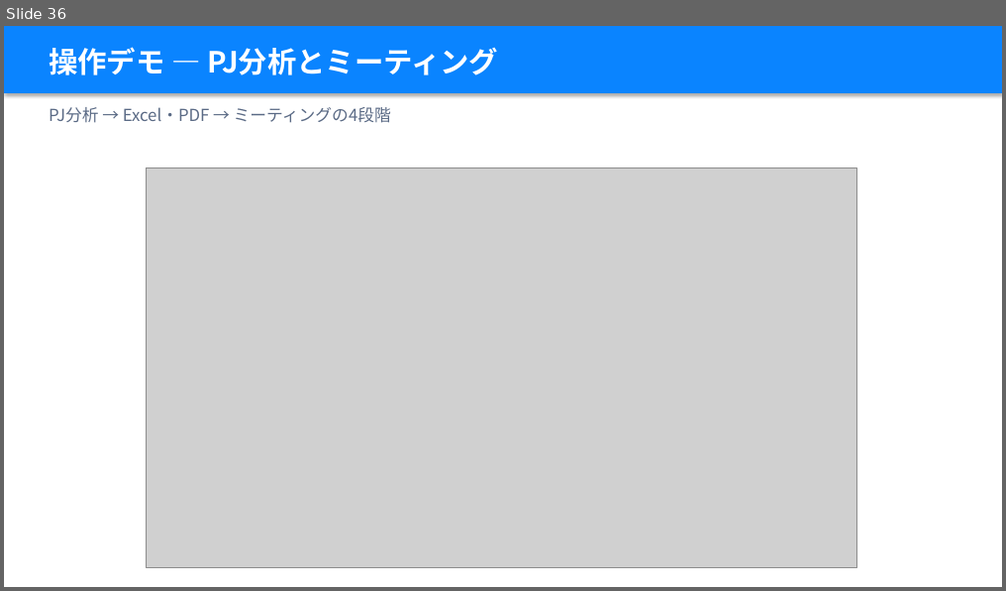
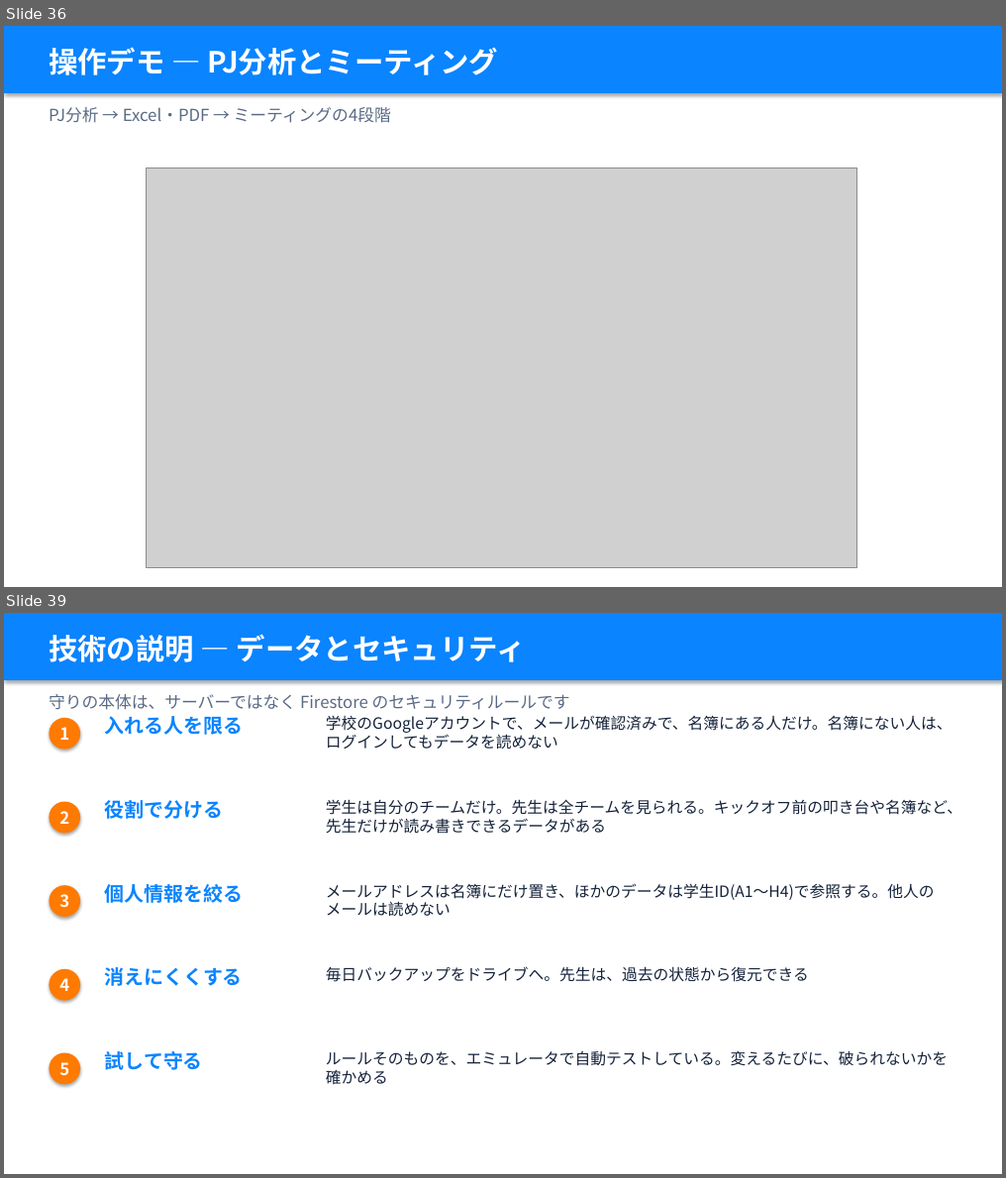
Before and after one commit to takky416-byte/sotsuken_pj_management, a slide deck: docs/manual/卒研PJ管理_説明資料_学生編.pptx. Shown one above the other, each under a label of ours: slide 36 before the commit, slides 36 and 39 after it; the slides between them are not shown. The pictures are 1006x591 and 1006x1178 pixels, drawn with LibreOffice and Linux fonts; fonts in the diff are those of the drawing; grey boxes stand for pictures. Boxes give left, top, right and bottom in pixels: in the first picture for what was removed or moved away, otherwise in the second. Text is boxed around its words. In the diff, an @@ line names an element or a change of style, - is before the commit and + after.

```diff
--- a/docs/manual/卒研PJ管理_説明資料_学生編.pptx
+++ b/docs/manual/卒研PJ管理_説明資料_学生編.pptx
@@ slide 39 added at [4,613,1002,1174], background #FFFFFF @@
@@ rectangle added at [4,613,1002,680], fill #0A84FF @@
@@ text added at [49,634,526,663], 28 pt, text #FFFFFF, bold @@
+技術の説明 — データとセキュリティ
@@ text added at [49,694,570,710], 16 pt, text #5A6A85 @@
+守りの本体は、サーバーではなく Firestore のセキュリティルールです
@@ ellipse added at [49,718,80,750], fill #FF7A00, 16 pt, text #FFFFFF, bold @@
+1
@@ text added at [105,716,243,735], 19 pt, text #0A84FF, bold @@
+入れる人を限る
@@ text added at [326,716,952,749], 15 pt, text #14223A @@
+学校のGoogleアカウントで、メールが確認済みで、名簿にある人だけ。名簿にない人は、ログインしてもデータを読めない
@@ ellipse added at [49,802,80,833], fill #FF7A00, 16 pt, text #FFFFFF, bold @@
+2
@@ text added at [105,800,223,819], 19 pt, text #0A84FF, bold @@
+役割で分ける
@@ text added at [326,799,962,834], 15 pt, text #14223A @@
+学生は自分のチームだけ。先生は全チームを見られる。キックオフ前の叩き台や名簿など、先生だけが読み書きできるデータがある
@@ ellipse added at [49,885,80,917], fill #FF7A00, 16 pt, text #FFFFFF, bold @@
+3
@@ text added at [105,884,243,903], 19 pt, text #0A84FF, bold @@
+個人情報を絞る
@@ text added at [326,883,935,916], 15 pt, text #14223A @@
+メールアドレスは名簿にだけ置き、ほかのデータは学生ID(A1〜H4)で参照する。他人のメールは読めない
@@ text added at [105,967,243,986], 19 pt, text #0A84FF, bold @@
+消えにくくする
@@ text added at [326,966,809,982], 15 pt, text #14223A @@
+毎日バックアップをドライブへ。先生は、過去の状態から復元できる
@@ ellipse added at [49,969,80,1001], fill #FF7A00, 16 pt, text #FFFFFF, bold @@
+4
@@ ellipse added at [49,1054,80,1084], fill #FF7A00, 16 pt, text #FFFFFF, bold @@
+5
@@ text added at [105,1052,203,1070], 19 pt, text #0A84FF, bold @@
+試して守る
@@ text added at [326,1051,947,1085], 15 pt, text #14223A @@
+ルールそのものを、エミュレータで自動テストしている。変えるたびに、破られないかを確かめる
```
Also in this commit, not shown: 3 other slides added, 1 other file.
